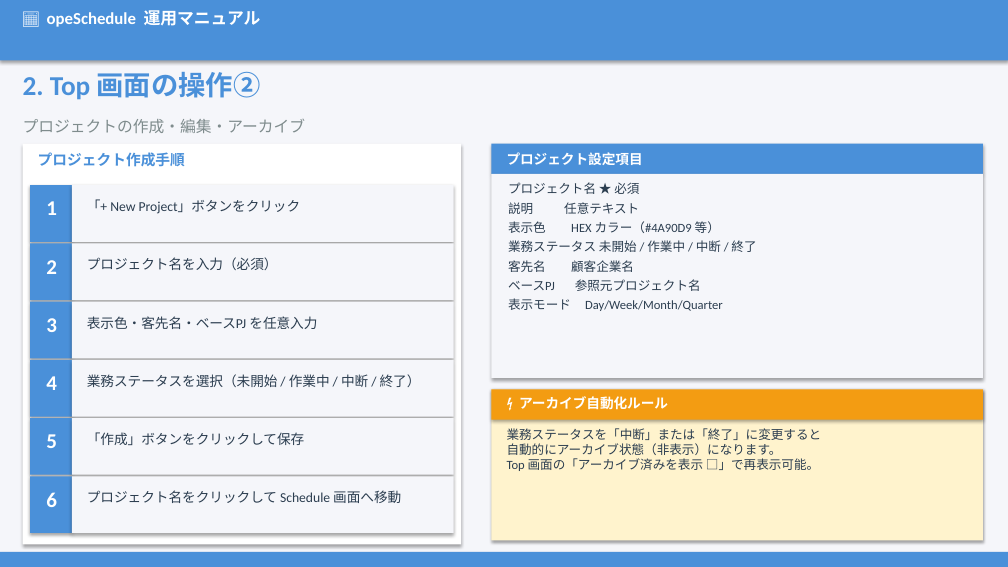
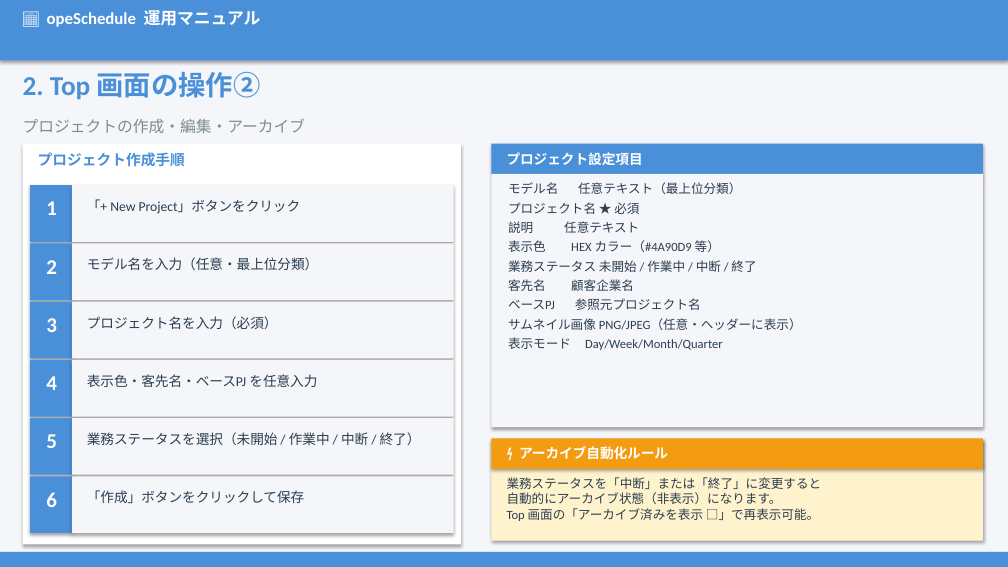
Before and after one commit to hide2064/opeSchedule, a slide deck: slide 5 of docs/opeSchedule_manual.pptx. Drawn at 1008x567 pixels with LibreOffice and Linux fonts; fonts in the diff are those of the drawing. Boxes give left, top, right and bottom in pixels: in the first picture for what was removed or moved away, otherwise in the second. Text is boxed around its words. In the diff, an @@ line names an element or a change of style, - is before the commit and + after.

```diff
--- a/docs/opeSchedule_manual.pptx
+++ b/docs/opeSchedule_manual.pptx
@@ rectangle: place and size @@
-rectangle at (492,174,983,378)
+rectangle at (492,174,983,427)
@@ text at (508,182,741,194): paragraph added @@
+モデル名 任意テキスト（最上位分類）
@@ text added at (87,257,319,270), 13 pt, text #2C3E50 @@
+モデル名を入力（任意・最上位分類）
@@ text at (508,318,802,330): paragraph added @@
+サムネイル画像 PNG/JPEG（任意・ヘッダーに表示）
@@ 3 texts: place and size @@
-3 texts at (87,257,421,387)
+3 texts at (87,316,421,445)
@@ text removed at (87,432,305,445) @@
-「作成」ボタンをクリックして保存
@@ rectangle: place and size @@
-rectangle at (492,389,983,420)
+rectangle at (492,439,983,469)
@@ rectangle: place and size @@
-rectangle at (492,389,983,541)
+rectangle at (492,439,983,541)
@@ text "⚡ アーカイブ自動化ルール": place and size @@
-text "⚡ アーカイブ自動化ルール" at (519,396,668,410)
+text "⚡ アーカイブ自動化ルール" at (519,446,668,460)
@@ text "業務ステータスを「中断」または「終了」に変更すると 自動的にアーカイブ状態（非表示）になります。 Top 画面の「アーカ ...": place and size @@
-text "業務ステータスを「中断」または「終了」に変更すると 自動的にアーカイブ状態（非表示）になります。 Top 画面の「アーカ ..." at (507,428,822,471)
+text "業務ステータスを「中断」または「終了」に変更すると 自動的にアーカイブ状態（非表示）になります。 Top 画面の「アーカ ..." at (507,477,822,521)
@@ text at (87,490,305,503): text changed @@
-プロジェクト名をクリックして Schedule 画面へ移動
+「作成」ボタンをクリックして保存
```
Also in this commit, not shown: 3 other slides changed, 3 other files.
